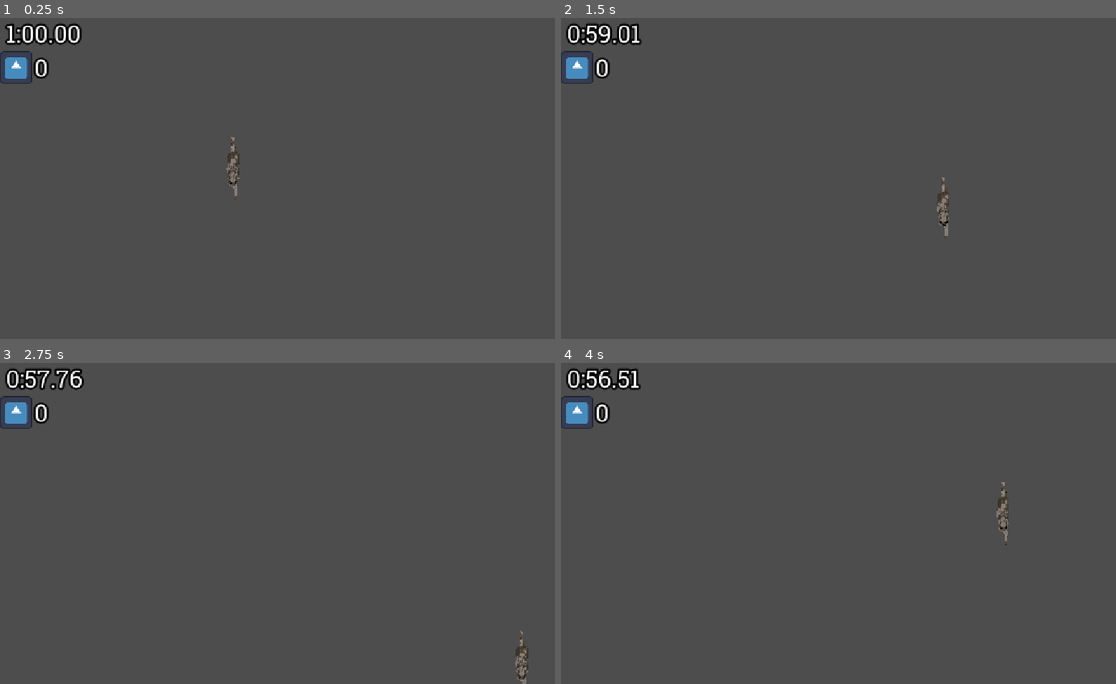
Above: before the commit, frames 1-4 (two rows, left to right).
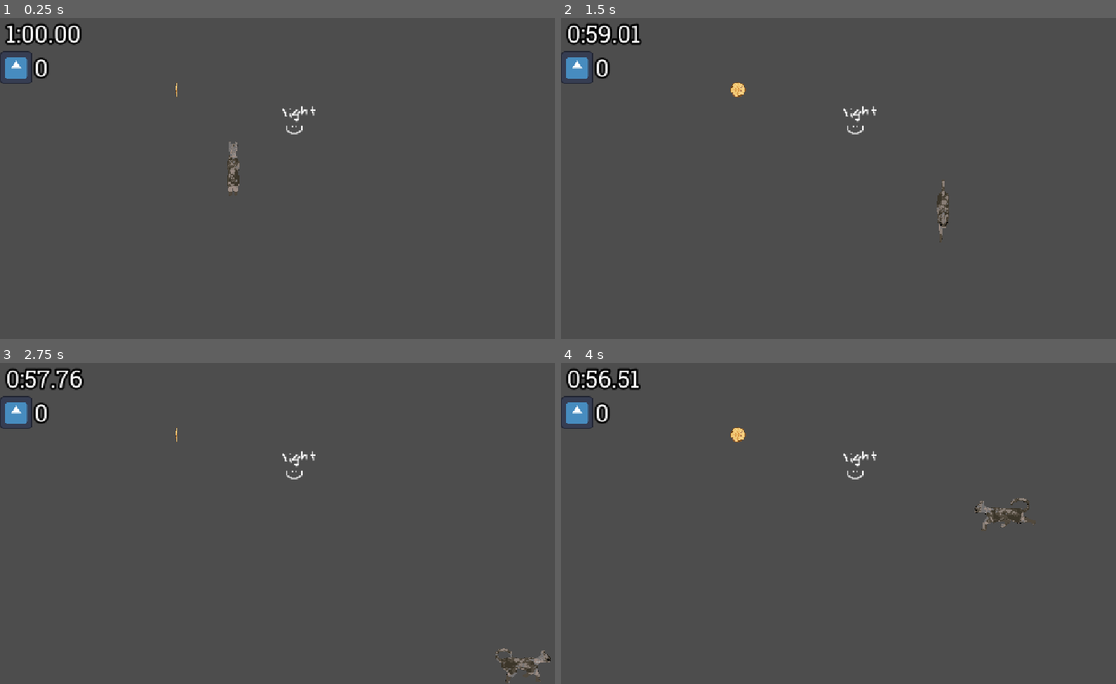
Above: after the commit, the same moments.

Repository: Emarald64/ancient-game-jam
Game: Godot game, scene res://source/main.tscn
Same seed, same stepped clock (60 frames per second), same inputs: the game is played once before the commit and once after it. The engine's default icon, where the game draws it, is replaced by a stand-in: a white triangle on a blue panel in a dark square.
Inputs:
- Up to frame 1 (0.25 s): no input
- Up to frame 2 (1.5 s): tap Enter at 0.5 s; hold D (move_right) 0.53-1.28 s; hold S (move_down) from 1.28 s (still down)
- Up to frame 3 (2.75 s): release S (move_down) at 2.03 s; hold D (move_right) from 2.03 s (still down)
- Up to frame 4 (4 s): release D (move_right) at 2.78 s; hold W (move_up) 2.78-3.53 s; hold A (move_left) from 3.53 s (still down)

The runs differ from the first frame. In frame 1, 0.3% of the frame differs, in the area x 31-57%, y 20-57%; in frame 2, 0.4%; in frame 3, 0.5%; in frame 4, 0.6%, in the area x 30-86%, y 20-57%.

Commit message:
added new coin sprites and support for their animations in the money_pickup class :33c

Diff:
--- a/arte/catStuff/catCanvasTextiure.tres
+++ b/arte/catStuff/catCanvasTextiure.tres
@@ -1,3 +1,9 @@
 [gd_resource type="CanvasTexture" format=3 uid="uid://cmuynv83y3dyo"]
 
+[ext_resource type="Texture2D" uid="uid://duiwv8p7s7udy" path="res://arte/catStuff/catBigWalkSpriteSheet.png" id="1_mudiy"]
+[ext_resource type="Texture2D" uid="uid://t5xd102pebuu" path="res://arte/catStuff/catNormal.png" id="2_j83lj"]
+
 [resource]
+diffuse_texture = ExtResource("1_mudiy")
+normal_texture = ExtResource("2_j83lj")
+texture_filter = 1
--- a/source/cat_sprite.tscn
+++ b/source/cat_sprite.tscn
@@ -1,6 +1,38 @@
 [gd_scene format=3 uid="uid://b5gshl4y2tqit"]
 
-[ext_resource type="Texture2D" uid="uid://duiwv8p7s7udy" path="res://arte/catStuff/catBigWalkSpriteSheet.png" id="1_hd2yd"]
+[ext_resource type="Texture2D" uid="uid://cmuynv83y3dyo" path="res://arte/catStuff/catCanvasTextiure.tres" id="1_hd2yd"]
+
+[sub_resource type="AtlasTexture" id="AtlasTexture_hd2yd"]
+atlas = ExtResource("1_hd2yd")
+region = Rect2(2666, 233, 24, 117)
+
+[sub_resource type="AtlasTexture" id="AtlasTexture_7bgc4"]
+atlas = ExtResource("1_hd2yd")
+region = Rect2(2503, 350, 24, 117)
+
+[sub_resource type="AtlasTexture" id="AtlasTexture_rwi3i"]
+atlas = ExtResource("1_hd2yd")
+region = Rect2(2542, 185, 111, 72)
+
+[sub_resource type="AtlasTexture" id="AtlasTexture_3eywc"]
+atlas = ExtResource("1_hd2yd")
+region = Rect2(2503, 268, 111, 72)
+
+[sub_resource type="AtlasTexture" id="AtlasTexture_pfwdo"]
+atlas = ExtResource("1_hd2yd")
+region = Rect2(2528, 368, 83, 99)
+
+[sub_resource type="AtlasTexture" id="AtlasTexture_cloo8"]
+atlas = ExtResource("1_hd2yd")
+region = Rect2(2612, 368, 83, 99)
+
+[sub_resource type="AtlasTexture" id="AtlasTexture_whqx3"]
+atlas = ExtResource("1_hd2yd")
+region = Rect2(2419, 244, 83, 105)
+
+[sub_resource type="AtlasTexture" id="AtlasTexture_wieqo"]
+atlas = ExtResource("1_hd2yd")
+region = Rect2(2418, 362, 84, 105)
 
 [sub_resource type="AtlasTexture" id="AtlasTexture_7dinq"]
 atlas = ExtResource("1_hd2yd")
@@ -356,6 +388,35 @@
 
 [sub_resource type="SpriteFrames" id="SpriteFrames_6j2d2"]
 animations = [{
+"frames": [{
+"duration": 1.0,
+"texture": SubResource("AtlasTexture_hd2yd")
+}, {
+"duration": 1.0,
+"texture": SubResource("AtlasTexture_7bgc4")
+}, {
+"duration": 1.0,
+"texture": SubResource("AtlasTexture_rwi3i")
+}, {
+"duration": 1.0,
+"texture": SubResource("AtlasTexture_3eywc")
+}, {
+"duration": 1.0,
+"texture": SubResource("AtlasTexture_pfwdo")
+}, {
+"duration": 1.0,
+"texture": SubResource("AtlasTexture_cloo8")
+}, {
+"duration": 1.0,
+"texture": SubResource("AtlasTexture_whqx3")
+}, {
+"duration": 1.0,
+"texture": SubResource("AtlasTexture_wieqo")
+}],
+"loop": 0,
+"name": &"idle_sprites",
+"speed": 5.0
+}, {
 "frames": [{
 "duration": 1.0,
 "texture": SubResource("AtlasTexture_7dinq")
@@ -664,7 +725,5 @@
 [node name="CatSprite" type="AnimatedSprite2D" unique_id=1784879053]
 texture_filter = 1
 sprite_frames = SubResource("SpriteFrames_6j2d2")
-animation = &"walk_left"
-frame = 4
-frame_progress = 0.24838105
+animation = &"idle_sprites"
 speed_scale = 10.0
--- a/source/main.tscn
+++ b/source/main.tscn
@@ -4,8 +4,17 @@
 [ext_resource type="PackedScene" uid="uid://b3g4yrvnavcsi" path="res://source/ui/game_timer.tscn" id="2_62cc7"]
 [ext_resource type="PackedScene" uid="uid://dm176ci0ctmpm" path="res://source/ui/money_counter.tscn" id="3_c1q7g"]
 [ext_resource type="TileSet" uid="uid://doybb3uq46ygn" path="res://source/tile_set.tres" id="3_caq8k"]
-[ext_resource type="PackedScene" uid="uid://b01h4mwxfmumd" path="res://source/pickups/base_pickup.tscn" id="4_s8x7u"]
-[ext_resource type="Script" uid="uid://bjl68sof7gcws" path="res://source/pickups/money_pickup.gd" id="6_s8x7u"]
+[ext_resource type="Texture2D" uid="uid://dfhhot67qmwag" path="res://arte/light.png" id="6_s8x7u"]
+[ext_resource type="PackedScene" uid="uid://bgfdu2q1ei2yl" path="res://source/pickups/good_coin.tscn" id="7_4naa1"]
+
+[sub_resource type="Gradient" id="Gradient_4naa1"]
+colors = PackedColorArray(1, 1, 1, 1, 0, 0, 0, 1)
+
+[sub_resource type="GradientTexture2D" id="GradientTexture2D_6j2d2"]
+gradient = SubResource("Gradient_4naa1")
+fill = 1
+fill_from = Vector2(0.44729346, 0.4871795)
+fill_to = Vector2(0.15099715, 0.25071225)
 
 [node name="Main" type="Node2D" unique_id=1110147883]
 
@@ -28,9 +37,18 @@
 [node name="TileMapLayer" type="TileMapLayer" parent="." unique_id=1317110864]
 tile_set = ExtResource("3_caq8k")
 
-[node name="Pickup" parent="TileMapLayer" unique_id=447885250 instance=ExtResource("4_s8x7u")]
-position = Vector2(252, 367)
-script = ExtResource("6_s8x7u")
-value = 1000000
+[node name="GoodCoin" parent="TileMapLayer" unique_id=1991088649 instance=ExtResource("7_4naa1")]
+position = Vector2(355, 146)
+
+[node name="PointLight2D" type="PointLight2D" parent="." unique_id=105007734]
+position = Vector2(595, 205.00002)
+scale = Vector2(4.875, 4.875)
+energy = 12.7
+texture = SubResource("GradientTexture2D_6j2d2")
+
+[node name="Light" type="Sprite2D" parent="." unique_id=394600640]
+position = Vector2(595.5, 209.5)
+scale = Vector2(2.34375, 2.34375)
+texture = ExtResource("6_s8x7u")
 
 [connection signal="collected_money" from="Player" to="UILayer/VBoxContainer/MoneyCounter" method="add_money"]
--- a/source/pickups/base_pickup.tscn
+++ b/source/pickups/base_pickup.tscn
@@ -1,6 +1,7 @@
 [gd_scene format=3 uid="uid://b01h4mwxfmumd"]
 
 [ext_resource type="Script" uid="uid://bkdfxm34df0dc" path="res://source/pickups/pickup.gd" id="1_tvn1c"]
+[ext_resource type="Texture2D" uid="uid://cnjra6xb608e6" path="res://arte/pickups/coin.png" id="2_24nq4"]
 
 [sub_resource type="CircleShape2D" id="CircleShape2D_a6585"]
 radius = 24.0
@@ -14,3 +15,4 @@
 shape = SubResource("CircleShape2D_a6585")
 
 [node name="Sprite2D" type="Sprite2D" parent="." unique_id=1034747404]
+texture = ExtResource("2_24nq4")
--- /dev/null
+++ b/source/pickups/good_coin.tscn
@@ -0,0 +1,139 @@
+[gd_scene format=3 uid="uid://bgfdu2q1ei2yl"]
+
+[ext_resource type="Script" uid="uid://bjl68sof7gcws" path="res://source/pickups/money_pickup.gd" id="1_bne62"]
+[ext_resource type="Texture2D" uid="uid://cl3xwuui6lnn2" path="res://arte/pickups/goodCoinsSpriteSheet.png" id="2_h017e"]
+
+[sub_resource type="CircleShape2D" id="CircleShape2D_6j2d2"]
+radius = 10.198039
+
+[sub_resource type="AtlasTexture" id="AtlasTexture_obpgl"]
+atlas = ExtResource("2_h017e")
+region = Rect2(66, 0, 32, 32)
+
+[sub_resource type="AtlasTexture" id="AtlasTexture_5sctj"]
+atlas = ExtResource("2_h017e")
+region = Rect2(66, 32, 32, 32)
+
+[sub_resource type="AtlasTexture" id="AtlasTexture_ui1en"]
+atlas = ExtResource("2_h017e")
+region = Rect2(66, 64, 32, 32)
+
+[sub_resource type="AtlasTexture" id="AtlasTexture_xr2oj"]
+atlas = ExtResource("2_h017e")
+region = Rect2(66, 96, 32, 32)
+
+[sub_resource type="AtlasTexture" id="AtlasTexture_j6nyi"]
+atlas = ExtResource("2_h017e")
+region = Rect2(33, 0, 32, 32)
+
+[sub_resource type="AtlasTexture" id="AtlasTexture_jyj55"]
+atlas = ExtResource("2_h017e")
+region = Rect2(33, 32, 32, 32)
+
+[sub_resource type="AtlasTexture" id="AtlasTexture_6v0an"]
+atlas = ExtResource("2_h017e")
+region = Rect2(33, 64, 32, 32)
+
+[sub_resource type="AtlasTexture" id="AtlasTexture_208ry"]
+atlas = ExtResource("2_h017e")
+region = Rect2(33, 96, 32, 32)
+
+[sub_resource type="AtlasTexture" id="AtlasTexture_55qqe"]
+atlas = ExtResource("2_h017e")
+region = Rect2(0, 0, 32, 32)
+
+[sub_resource type="AtlasTexture" id="AtlasTexture_gfn2y"]
+atlas = ExtResource("2_h017e")
+region = Rect2(0, 32, 32, 32)
+
+[sub_resource type="AtlasTexture" id="AtlasTexture_52lrg"]
+atlas = ExtResource("2_h017e")
+region = Rect2(0, 64, 32, 32)
+
+[sub_resource type="AtlasTexture" id="AtlasTexture_wjpbl"]
+atlas = ExtResource("2_h017e")
+region = Rect2(0, 96, 32, 32)
+
+[sub_resource type="SpriteFrames" id="SpriteFrames_6j2d2"]
+animations = [{
+"frames": [{
+"duration": 1.0,
+"texture": SubResource("AtlasTexture_obpgl")
+}, {
+"duration": 1.0,
+"texture": SubResource("AtlasTexture_5sctj")
+}, {
+"duration": 1.0,
+"texture": SubResource("AtlasTexture_ui1en")
+}, {
+"duration": 1.0,
+"texture": SubResource("AtlasTexture_xr2oj")
+}, {
+"duration": 1.0,
+"texture": SubResource("AtlasTexture_ui1en")
+}, {
+"duration": 1.0,
+"texture": SubResource("AtlasTexture_5sctj")
+}],
+"loop": 1,
+"name": &"angel_coin",
+"speed": 12.0
+}, {
+"frames": [{
+"duration": 1.0,
+"texture": SubResource("AtlasTexture_j6nyi")
+}, {
+"duration": 1.0,
+"texture": SubResource("AtlasTexture_jyj55")
+}, {
+"duration": 1.0,
+"texture": SubResource("AtlasTexture_6v0an")
+}, {
+"duration": 1.0,
+"texture": SubResource("AtlasTexture_208ry")
+}, {
+"duration": 1.0,
+"texture": SubResource("AtlasTexture_6v0an")
+}, {
+"duration": 1.0,
+"texture": SubResource("AtlasTexture_jyj55")
+}],
+"loop": 1,
+"name": &"circlething_coin",
+"speed": 12.0
+}, {
+"frames": [{
+"duration": 1.0,
+"texture": SubResource("AtlasTexture_55qqe")
+}, {
+"duration": 1.0,
+"texture": SubResource("AtlasTexture_gfn2y")
+}, {
+"duration": 1.0,
+"texture": SubResource("AtlasTexture_52lrg")
+}, {
+"duration": 1.0,
+"texture": SubResource("AtlasTexture_wjpbl")
+}, {
+"duration": 1.0,
+"texture": SubResource("AtlasTexture_52lrg")
+}, {
+"duration": 1.0,
+"texture": SubResource("AtlasTexture_gfn2y")
+}],
+"loop": 1,
+"name": &"cross_coin",
+"speed": 12.0
+}]
+
+[node name="GoodCoin" type="Area2D" unique_id=1991088649]
+script = ExtResource("1_bne62")
+value = 150
+
+[node name="CollisionShape2D" type="CollisionShape2D" parent="." unique_id=475847605]
+shape = SubResource("CircleShape2D_6j2d2")
+
+[node name="AnimatedSprite2D" type="AnimatedSprite2D" parent="." unique_id=1577533285]
+texture_filter = 1
+sprite_frames = SubResource("SpriteFrames_6j2d2")
+animation = &"cross_coin"
--- a/source/pickups/money_pickup.gd
+++ b/source/pickups/money_pickup.gd
@@ -2,3 +2,19 @@
 extends Pickup
 
 @export var value:=1000
+var sprite : AnimatedSprite2D = null
+
+var r : RandomNumberGenerator = RandomNumberGenerator.new()
+
+func _ready() -> void:
+	super()
+	sprite = get_node_or_null("AnimatedSprite2D")
+
+	if sprite == null:
+		printerr("cant find animatedsprite for the coin :c i hope you can find it")
+		pass
+
+	var bound : int = sprite.sprite_frames.get_animation_names().size();
+	var animIndex : int = r.randi_range(0, bound-1)
+	var animName : StringName = sprite.sprite_frames.get_animation_names()[animIndex]
+	sprite.play(animName)
--- a/source/pickups/pickup.gd
+++ b/source/pickups/pickup.gd
@@ -3,9 +3,11 @@
 
 # Called when the node enters the scene tree for the first time.
 func _ready() -> void:
+	collision_layer = 0
+	set_collision_layer_value(2,true)
 	pass # Replace with function body.
 
 
 # Called every frame. 'delta' is the elapsed time since the previous frame.
-func _process(delta: float) -> void:
+func _process(_delta: float) -> void:
 	pass
--- a/source/player.gd
+++ b/source/player.gd
@@ -1,15 +1,53 @@
 extends CharacterBody2D
 
 const SPEED = 400.0
+@export var playerSprite : AnimatedSprite2D
+var curAnim : int = 0
 
 signal collected_money(amount:int)
 
-func _physics_process(delta: float) -> void:
+func _physics_process(_delta: float) -> void:
 	var movement=Input.get_vector("move_left","move_right","move_up","move_down")
+	SpriteDirectionDecider(movement)
 
 	velocity=movement*SPEED
 
 	move_and_slide()
+
+func SpriteDirectionDecider(movement : Vector2) -> void:
+	#ts kinda sucks ngl but i dont wanna sit here and think abt how to do it better
+	if movement == Vector2(0,-1):
+		curAnim = 0
+		playerSprite.play("walk_up")
+	elif movement == Vector2(0,1):
+		curAnim = 1
+		playerSprite.play("walk_down")
+	elif movement == Vector2(1,0):
+		curAnim = 2
+		playerSprite.play("walk_right")
+	elif movement == Vector2(-1,0):
+		curAnim = 3
+		playerSprite.play("walk_left")
+	elif movement.is_equal_approx(Vector2(0.707107,-0.707107)):
+		curAnim = 4
+		playerSprite.play("walk_up_right")
+	elif movement.is_equal_approx(Vector2(-0.707107,-0.707107)):
+		curAnim = 5
+		playerSprite.play("walk_up_left")
+	elif movement.is_equal_approx(Vector2(0.707107,0.707107)):
+		curAnim = 6
+		playerSprite.play("walk_down_right")
+	elif movement.is_equal_approx(Vector2(-0.707107,0.707107)):
+		curAnim = 7
+		playerSprite.play("walk_down_left")
+
+	elif movement == Vector2.ZERO:
+		# atm this does not account for the fact that unless you release both diagonal movements
+		# at the same time you will end up holding just one input for a couple frames
+		# kinda odd feeling but wtv i'll fix it later if we have time for polish
+		playerSprite.stop()
+		playerSprite.animation = "idle_sprites"
+		playerSprite.frame = curAnim
 
 func _on_pickup(pickup: Area2D) -> void:
 	if pickup is MoneyPickup:
--- a/source/player.tscn
+++ b/source/player.tscn
@@ -9,16 +9,16 @@
 [sub_resource type="RectangleShape2D" id="RectangleShape2D_mgyxd"]
 size = Vector2(110, 110)
 
-[node name="Player" type="CharacterBody2D" unique_id=610998424]
+[node name="Player" type="CharacterBody2D" unique_id=610998424 node_paths=PackedStringArray("playerSprite")]
 motion_mode = 1
 script = ExtResource("1_l788v")
+playerSprite = NodePath("CatSprite")
 
 [node name="CatSprite" parent="." unique_id=1784879053 instance=ExtResource("2_l788v")]
-animation = &"walk_down"
-frame = 0
-frame_progress = 0.0
+frame_progress = 0.7605645
 
 [node name="CollisionShape2D" type="CollisionShape2D" parent="." unique_id=135320124]
+visible = false
 shape = SubResource("RectangleShape2D_a6585")
 
 [node name="Pickup" type="Area2D" parent="." unique_id=969742239]
@@ -26,6 +26,7 @@
 collision_mask = 2
 
 [node name="CollisionShape2D" type="CollisionShape2D" parent="Pickup" unique_id=78467523]
+visible = false
 shape = SubResource("RectangleShape2D_mgyxd")
 
 [connection signal="area_entered" from="Pickup" to="." method="_on_pickup"]
Binary file changed: arte/catStuff/catBigWalkSpriteSheet.png
Binary file changed: arte/catStuff/catNormal.png
Binary file added: arte/light.png
Not shown, added: arte/light.png.import
Renamed: arte/coin.png -> arte/pickups/coin.png
Not shown, changed: arte/pickups/coin.png.import
Binary file added: arte/pickups/goodCoinsSpriteSheet.png
Not shown, added: arte/pickups/goodCoinsSpriteSheet.png.import
